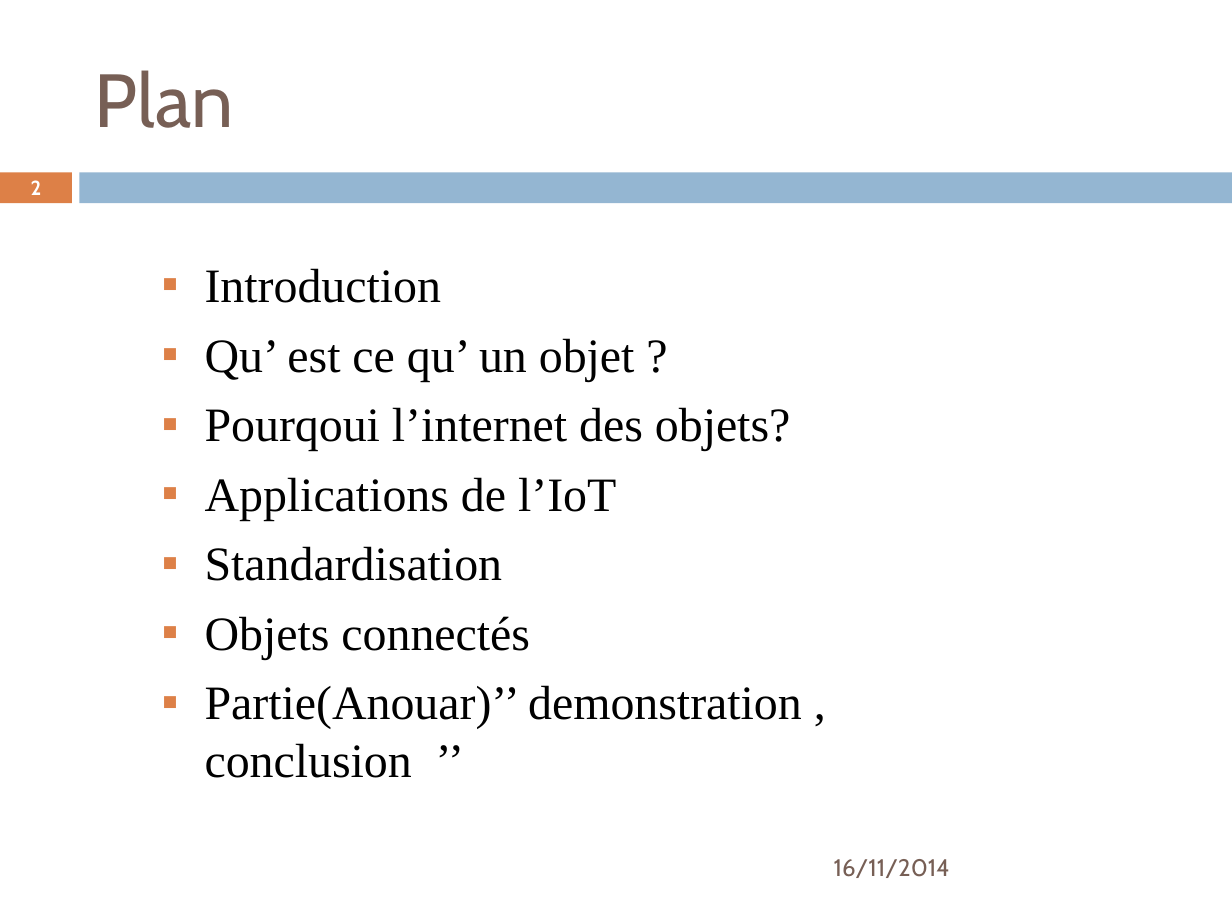
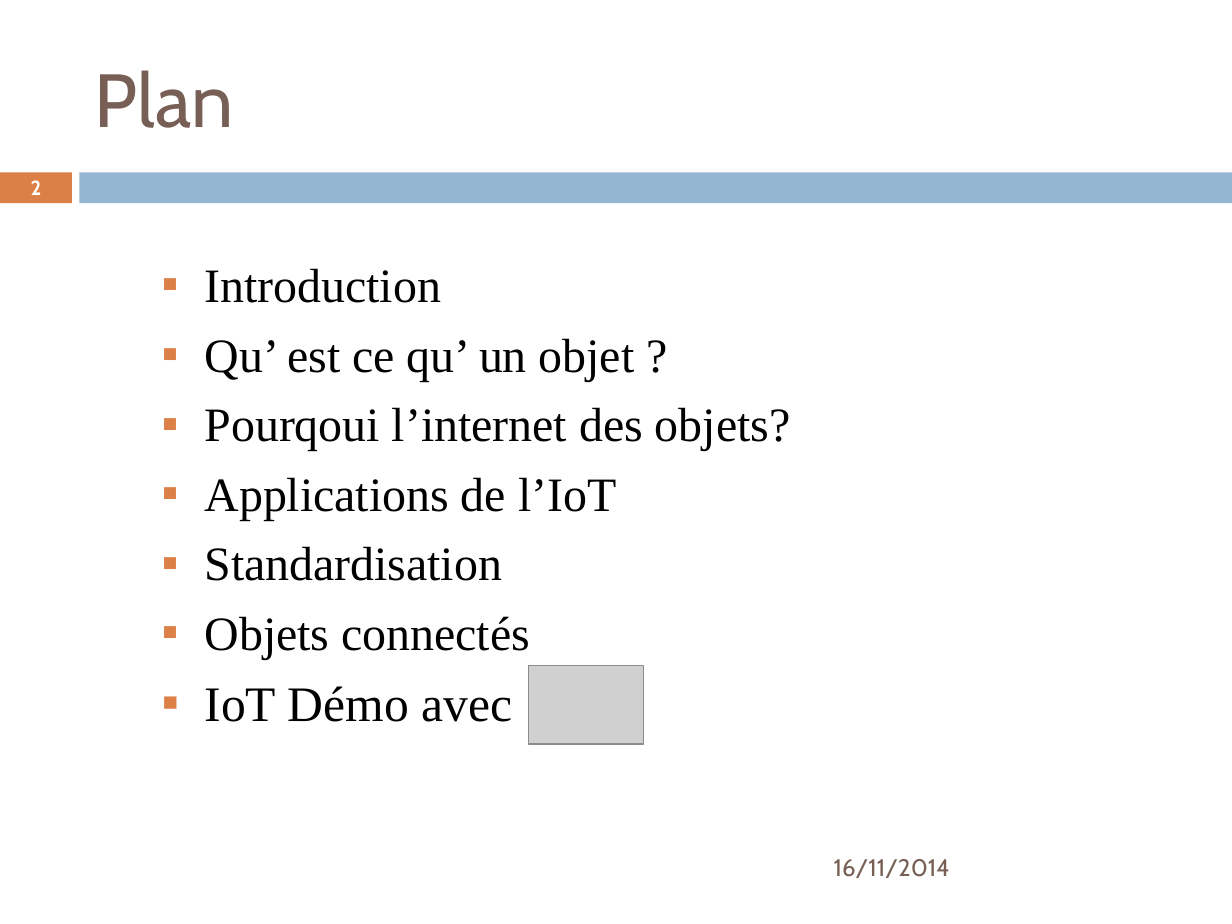
Before and after one commit to anouarattn/DIY-IoT-PresentationEnset-17-11-2014, a slide deck: slide 2 of IoT-VersionFinal-ELHAYDOUNI_Othman (2).pptx. Drawn at 1232x924 pixels with LibreOffice and Linux fonts; fonts in the diff are those of the drawing; grey boxes stand for pictures. Boxes give left, top, right and bottom in pixels: in the first picture for what was removed or moved away, otherwise in the second. Text is boxed around its words. In the diff, an @@ line names an element or a change of style, - is before the commit and + after.

```diff
--- a/IoT-VersionFinal-ELHAYDOUNI_Othman (2).pptx
+++ b/IoT-VersionFinal-ELHAYDOUNI_Othman (2).pptx
@@ text at [205, 686, 512, 722]: text changed; size 28 to 29 pt @@
-▪ Partie(Anouar)’’ demonstration , conclusion ’’
+▪ IoT Démo avec
@@ picture added at [529, 665, 644, 744] @@
```
Also in this commit, not shown: 7 slides added.
